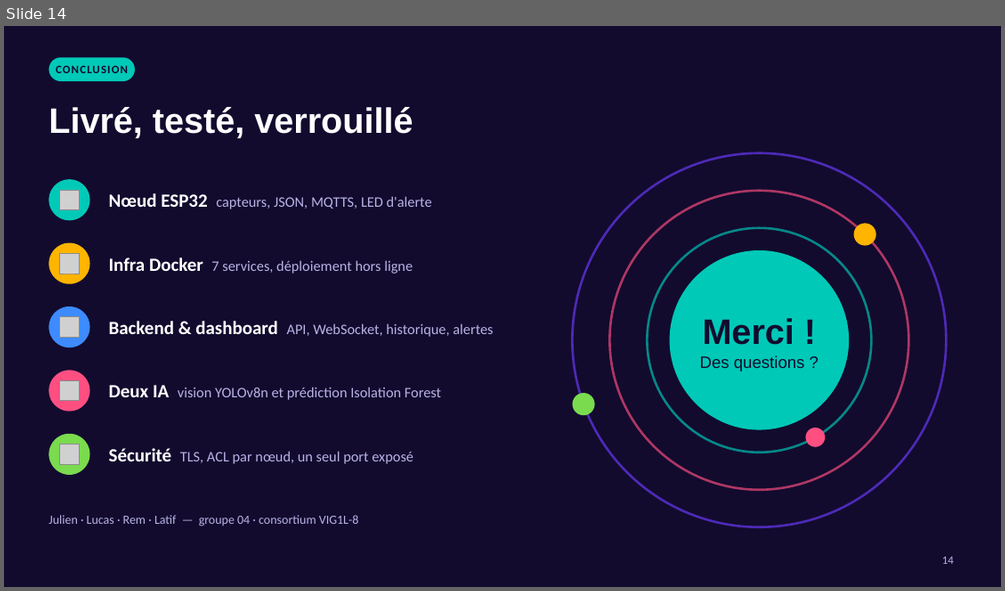
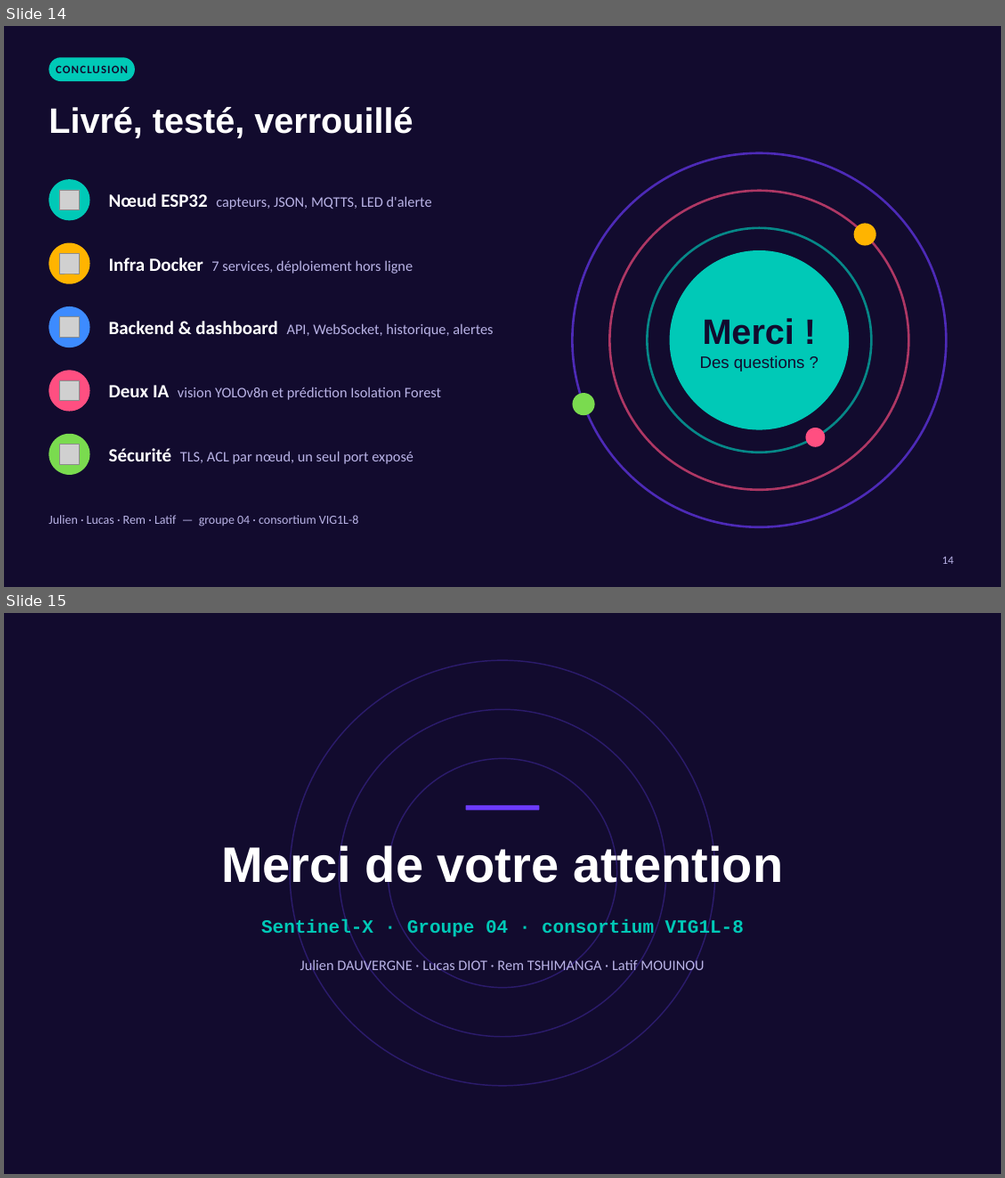
Before and after one commit to ESPI-Workshop-Vig1l-8/infra, a slide deck: docs/Sentinel-X_Workshop.pptx. Shown one above the other, each under a label of ours: slide 14 before the commit, slides 14 and 15 after it. The pictures are 1005x591 and 1005x1178 pixels, drawn with LibreOffice and Linux fonts; fonts in the diff are those of the drawing; grey boxes stand for pictures. Boxes give left, top, right and bottom in pixels: in the first picture for what was removed or moved away, otherwise in the second. Text is boxed around its words. In the diff, an @@ line names an element or a change of style, - is before the commit and + after.

```diff
--- a/docs/Sentinel-X_Workshop.pptx
+++ b/docs/Sentinel-X_Workshop.pptx
@@ slide 15 added at (4,613,1001,1174), background #120B2E @@
@@ ellipse added at (290,660,715,1086), outline #2B1B6B 1.25 pt @@
@@ ellipse added at (339,709,666,1037), outline #2B1B6B 1.25 pt @@
@@ ellipse added at (388,759,617,988), outline #2B1B6B 1.25 pt @@
@@ rounded rectangle added at (465,805,539,811), fill #6C3BFF @@
@@ text added at (221,843,783,891), 48 pt, text #FFFFFF, bold @@
+Merci de votre attention
@@ text added at (261,919,744,939), 18 pt, text #00C9B7, bold @@
+Sentinel-X · Groupe 04 · consortium VIG1L-8
@@ text added at (300,958,704,974), 14 pt, text #B9B3E6 @@
+Julien DAUVERGNE · Lucas DIOT · Rem TSHIMANGA · Latif MOUINOU
```
Also in this commit, not shown: 1 slide changed, 9 other files.
